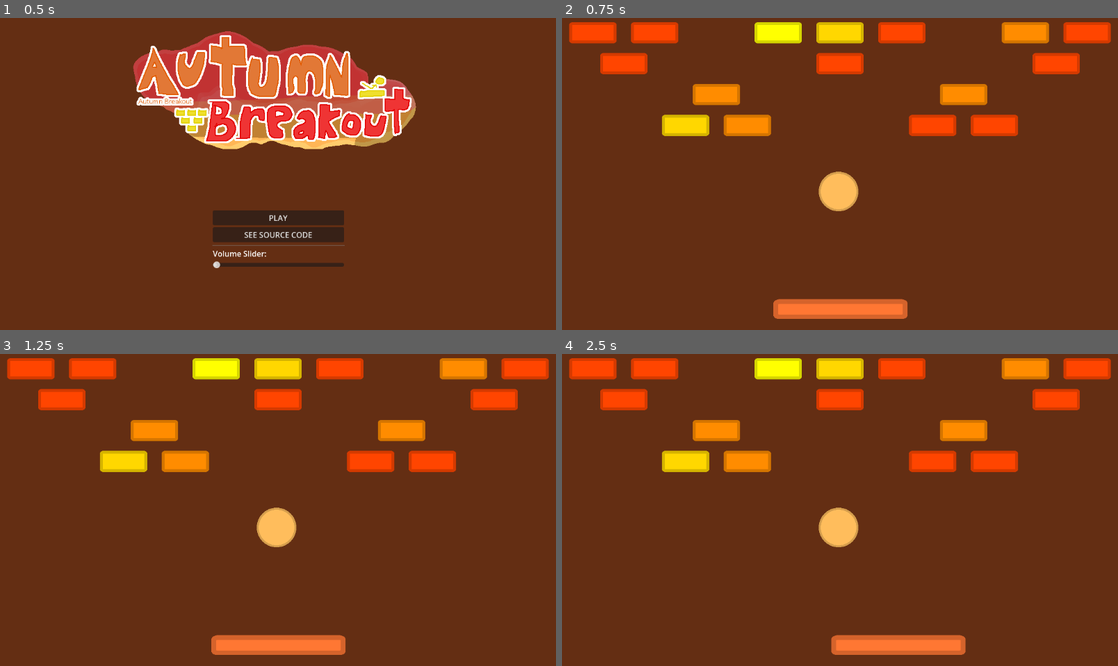
Above: before the commit, frames 1-4 (two rows, left to right).
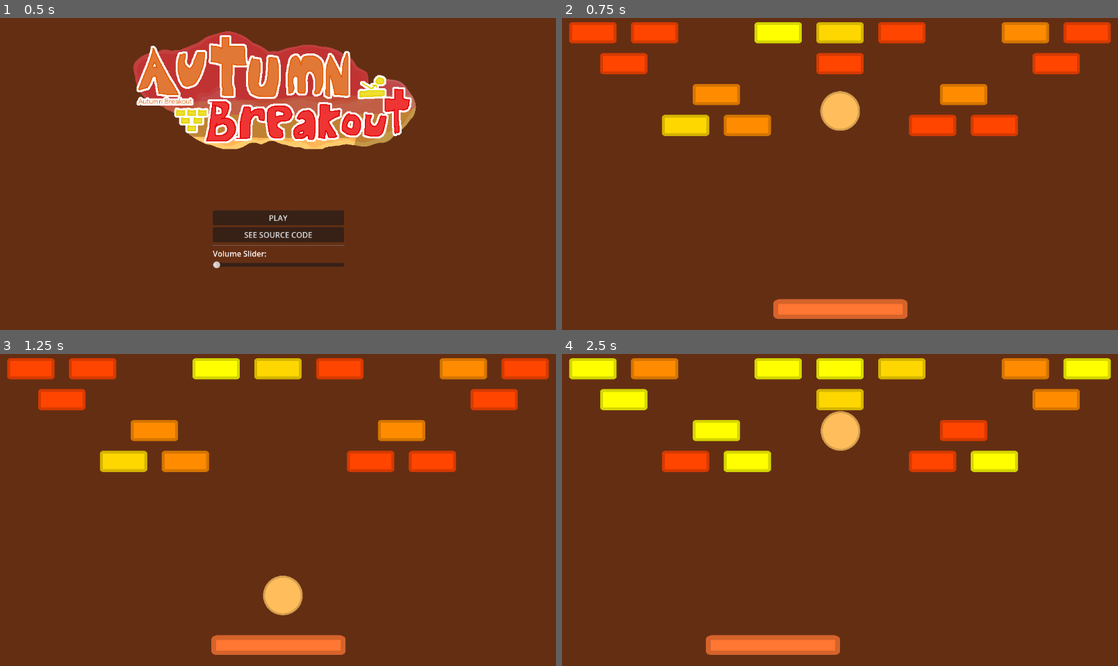
Above: after the commit, the same moments.

Repository: Kaplin86/project-ysws-example
Game: Godot game, scene res://scenes/main-menu.tscn
Two runs of this game, one before a commit and one after it. Both use one fixed random seed, a clock stepped at 60 frames per second and the inputs below.
Inputs:
- Up to frame 1 (0.5 s): no input
- Up to frame 2 (0.75 s): click "PLAY" at 0.5 s
- Up to frame 3 (1.25 s): no input
- Up to frame 4 (2.5 s): hold Right (ui_right) 1.28-2.03 s; hold Left (ui_left) from 2.03 s (still down)

Frame 1 is identical in both runs. In frame 2, 1.4% of the frame differs, in the area x 46-54%, y 23-62%; in frame 3, 2.0%; in frame 4, 12%, in the area x 1-99%, y 1-97%.
Error before the commit: Parse Error: Unindent doesn't match the previous indentation level. (res://scripts/ball.gd:19)

Commit message:
Fixed some errors caused by the merges. Also level 2 uses special bricks

Diff:
--- a/scenes/gameplay/levels/level2.tscn
+++ b/scenes/gameplay/levels/level2.tscn
@@ -1,9 +1,11 @@
-[gd_scene load_steps=7 format=3 uid="uid://deqmrmspjj5fb"]
+[gd_scene load_steps=9 format=3 uid="uid://deqmrmspjj5fb"]
 
 [ext_resource type="Script" uid="uid://du1n37ydwq1kn" path="res://scripts/game.gd" id="1_a85cs"]
 [ext_resource type="PackedScene" uid="uid://cgtrkjp0wgpyf" path="res://scenes/gameplay/brick.tscn" id="2_xahfd"]
 [ext_resource type="PackedScene" uid="uid://cd1lv2tmm7api" path="res://scenes/gameplay/paddle.tscn" id="3_efhj0"]
 [ext_resource type="PackedScene" uid="uid://krpbo2hb54j3" path="res://scenes/gameplay/ball.tscn" id="4_3qlhy"]
+[ext_resource type="PackedScene" uid="uid://bisuimcjkdwnp" path="res://scenes/gameplay/sturdy_brick.tscn" id="5_efhj0"]
+[ext_resource type="PackedScene" uid="uid://b8p1y3s54rrti" path="res://scenes/gameplay/glass_brick.tscn" id="6_3qlhy"]
 
 [sub_resource type="RectangleShape2D" id="RectangleShape2D_h2yge"]
 size = Vector2(10, 686)
@@ -20,9 +22,6 @@
 [node name="Brick" parent="Bricks" instance=ExtResource("2_xahfd")]
 position = Vector2(72.99999, 31.999996)
 
-[node name="Brick2" parent="Bricks" instance=ExtResource("2_xahfd")]
-position = Vector2(189.99998, 31.999996)
-
 [node name="Brick3" parent="Bricks" instance=ExtResource("2_xahfd")]
 position = Vector2(305.99997, 31.999996)
 
@@ -38,26 +37,14 @@
 [node name="Brick7" parent="Bricks" instance=ExtResource("2_xahfd")]
 position = Vector2(788, 31.999996)
 
-[node name="Brick8" parent="Bricks" instance=ExtResource("2_xahfd")]
-position = Vector2(913.00006, 31.999996)
-
 [node name="Brick9" parent="Bricks" instance=ExtResource("2_xahfd")]
 position = Vector2(1030, 31.999996)
 
 [node name="Brick10" parent="Bricks" instance=ExtResource("2_xahfd")]
 position = Vector2(117, 89.99999)
 
-[node name="Brick11" parent="Bricks" instance=ExtResource("2_xahfd")]
-position = Vector2(233.99998, 89.99999)
-
 [node name="Brick12" parent="Bricks" instance=ExtResource("2_xahfd")]
 position = Vector2(349.99997, 89.99999)
-
-[node name="Brick13" parent="Bricks" instance=ExtResource("2_xahfd")]
-position = Vector2(467, 89.99999)
-
-[node name="Brick14" parent="Bricks" instance=ExtResource("2_xahfd")]
-position = Vector2(587, 89.99999)
 
 [node name="Brick15" parent="Bricks" instance=ExtResource("2_xahfd")]
 position = Vector2(707, 89.99999)
@@ -65,44 +52,23 @@
 [node name="Brick16" parent="Bricks" instance=ExtResource("2_xahfd")]
 position = Vector2(832, 89.99999)
 
-[node name="Brick17" parent="Bricks" instance=ExtResource("2_xahfd")]
-position = Vector2(957.00006, 89.99999)
-
 [node name="Brick18" parent="Bricks" instance=ExtResource("2_xahfd")]
 position = Vector2(1074, 89.99999)
 
 [node name="Brick19" parent="Bricks" instance=ExtResource("2_xahfd")]
 position = Vector2(74, 147)
 
-[node name="Brick20" parent="Bricks" instance=ExtResource("2_xahfd")]
-position = Vector2(190.99998, 147)
-
 [node name="Brick21" parent="Bricks" instance=ExtResource("2_xahfd")]
 position = Vector2(306.99997, 147)
 
-[node name="Brick22" parent="Bricks" instance=ExtResource("2_xahfd")]
-position = Vector2(424, 147)
-
-[node name="Brick23" parent="Bricks" instance=ExtResource("2_xahfd")]
-position = Vector2(544, 147)
-
-[node name="Brick24" parent="Bricks" instance=ExtResource("2_xahfd")]
-position = Vector2(664, 147)
-
 [node name="Brick25" parent="Bricks" instance=ExtResource("2_xahfd")]
 position = Vector2(789, 147)
-
-[node name="Brick26" parent="Bricks" instance=ExtResource("2_xahfd")]
-position = Vector2(914.00006, 147)
 
 [node name="Brick27" parent="Bricks" instance=ExtResource("2_xahfd")]
 position = Vector2(1031, 147)
 
 [node name="Brick28" parent="Bricks" instance=ExtResource("2_xahfd")]
 position = Vector2(118, 205)
-
-[node name="Brick29" parent="Bricks" instance=ExtResource("2_xahfd")]
-position = Vector2(234.99998, 205)
 
 [node name="Brick30" parent="Bricks" instance=ExtResource("2_xahfd")]
 position = Vector2(350.99997, 205)
@@ -118,9 +84,6 @@
 
 [node name="Brick34" parent="Bricks" instance=ExtResource("2_xahfd")]
 position = Vector2(833, 205)
-
-[node name="Brick35" parent="Bricks" instance=ExtResource("2_xahfd")]
-position = Vector2(958.00006, 205)
 
 [node name="Brick36" parent="Bricks" instance=ExtResource("2_xahfd")]
 position = Vector2(1075, 205)
@@ -154,3 +117,42 @@
 position = Vector2(576, 924)
 rotation = 1.5707964
 shape = SubResource("RectangleShape2D_1bvp3")
+
+[node name="Brick" parent="." instance=ExtResource("5_efhj0")]
+position = Vector2(237, 207)
+
+[node name="Brick2" parent="." instance=ExtResource("5_efhj0")]
+position = Vector2(189, 150)
+
+[node name="Brick3" parent="." instance=ExtResource("5_efhj0")]
+position = Vector2(234, 90)
+
+[node name="Brick4" parent="." instance=ExtResource("5_efhj0")]
+position = Vector2(191, 33)
+
+[node name="Brick5" parent="." instance=ExtResource("5_efhj0")]
+position = Vector2(911, 33)
+
+[node name="Brick6" parent="." instance=ExtResource("5_efhj0")]
+position = Vector2(954, 86)
+
+[node name="Brick7" parent="." instance=ExtResource("5_efhj0")]
+position = Vector2(906, 146)
+
+[node name="Brick8" parent="." instance=ExtResource("5_efhj0")]
+position = Vector2(949, 207)
+
+[node name="Brick9" parent="." instance=ExtResource("6_3qlhy")]
+position = Vector2(476, 89)
+
+[node name="Brick10" parent="." instance=ExtResource("6_3qlhy")]
+position = Vector2(595, 89)
+
+[node name="Brick11" parent="." instance=ExtResource("6_3qlhy")]
+position = Vector2(661, 145)
+
+[node name="Brick12" parent="." instance=ExtResource("6_3qlhy")]
+position = Vector2(531, 148)
+
+[node name="Brick13" parent="." instance=ExtResource("6_3qlhy")]
+position = Vector2(415, 146)
--- a/scripts/ball.gd
+++ b/scripts/ball.gd
@@ -17,19 +17,19 @@
 
 				if collider.hp > 0: # If the collider isnt glass (glass has a starting hp of 0)
 					velocity = velocity.bounce(collision.get_normal()) # Change the velocity
-          createAndPlaySound("res://assets/sfx/bounce.wav")
+			createAndPlaySound("res://assets/sfx/bounce.wav")
 
 
-				collider.hp -= 1 # Decrease hp by one
+			collider.hp -= 1 # Decrease hp by one
 
-				if collider.hp <= 0: # If the brick's hp is 0 (or less)
+			if collider.hp <= 0: # If the brick's hp is 0 (or less)
 
-					collider.queue_free() # Delete the brick
-          createAndPlaySound("res://assets/sfx/hit.wav")
+				collider.queue_free() # Delete the brick
+				createAndPlaySound("res://assets/sfx/hit.wav")
 		else:
 			# change velocity if we collide with anything non-brick
 			velocity = velocity.bounce(collision.get_normal()) # Change the velocity
-      createAndPlaySound("res://assets/sfx/bounce.wav")
+			createAndPlaySound("res://assets/sfx/bounce.wav")
 
 
 func createAndPlaySound(path : String): #takes a string input (a filepath) and plays the sound.
